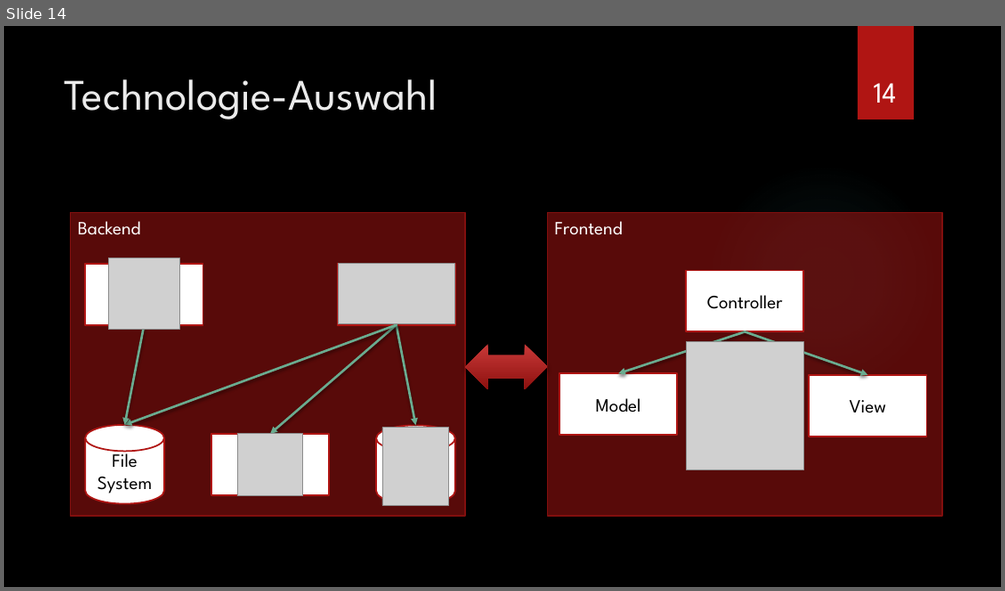
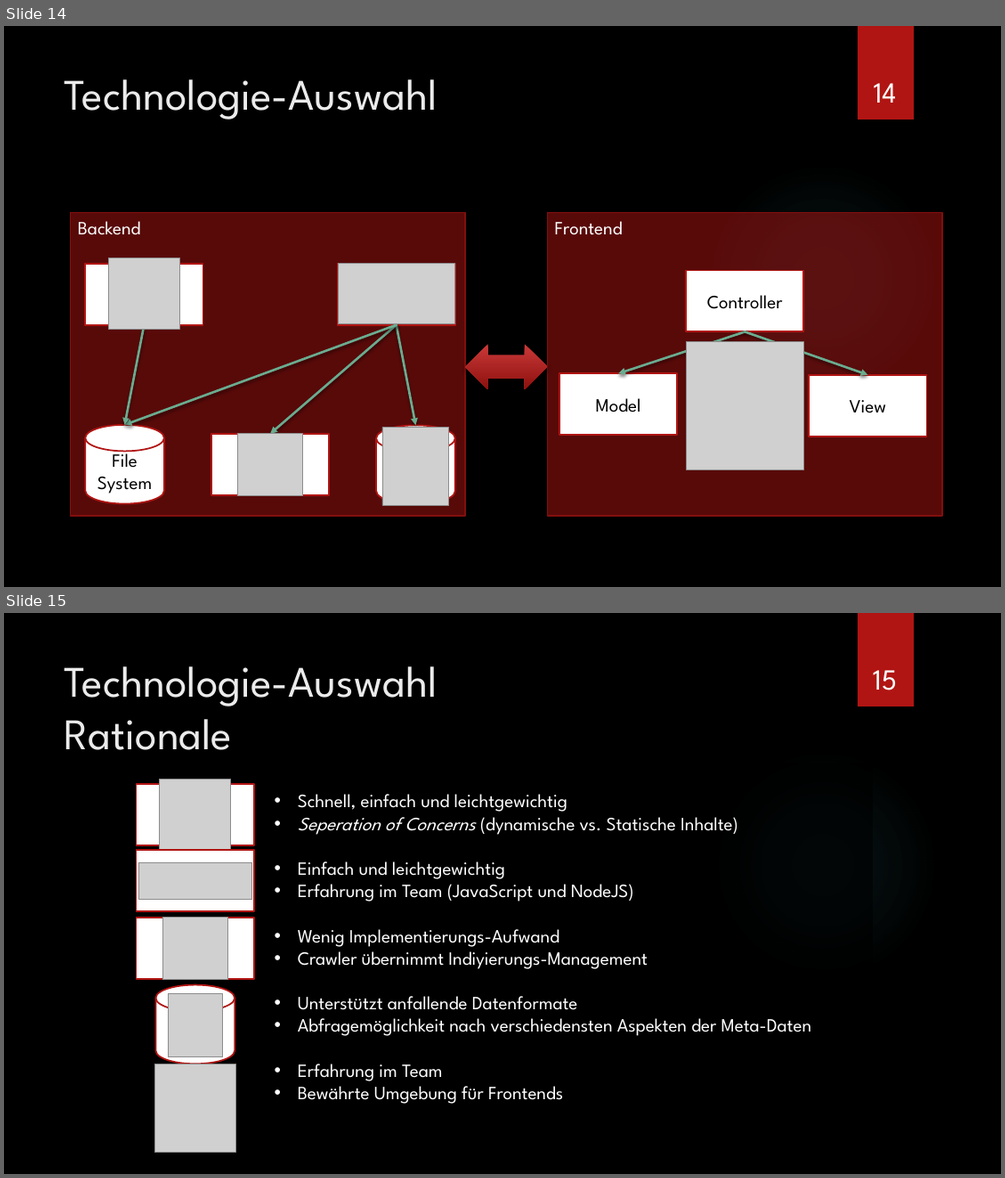
Before and after one commit to kanbanana/knowledgebase, a slide deck: docs/presentation/Technologie-Evaluation Zusammenfassung.pptx. Shown one above the other, each under a label of ours: slide 14 before the commit, slides 14 and 15 after it. The pictures are 1005x591 and 1005x1178 pixels, drawn with LibreOffice and Linux fonts; fonts in the diff are those of the drawing; grey boxes stand for pictures; background and template pictures are left out. Boxes give left, top, right and bottom in pixels: in the first picture for what was removed or moved away, otherwise in the second. Text is boxed around its words. In the diff, an @@ line names an element or a change of style, - is before the commit and + after.

```diff
--- a/docs/presentation/Technologie-Evaluation Zusammenfassung.pptx
+++ b/docs/presentation/Technologie-Evaluation Zusammenfassung.pptx
@@ slide 15 added at (x1=4, y1=613, x2=1001, y2=1174), background picture (left out); not listed: 2 template elements that a slide beside it also shows @@
@@ title added at (x1=65, y1=666, x2=437, y2=750), 42 pt, text #EBEBEB @@
+Technologie-Auswahl
+Rationale
@@ page number added at (x1=873, y1=670, x2=897, y2=690), 28 pt, text #FFFFFF @@
+15
@@ rectangle added at (x1=137, y1=784, x2=254, y2=845), fill #FFFFFF, outline #B01513 1.5 pt @@
@@ picture added at (x1=160, y1=779, x2=231, y2=850) @@
@@ text added at (x1=298, y1=794, x2=812, y2=1103), 18 pt, text #FFFFFF @@
+        • Schnell, einfach und leichtgewichtig
+        • Seperation of Concerns (dynamische vs. Statische Inhalte)
+        • Einfach und leichtgewichtig
+        • Erfahrung im Team (JavaScript und NodeJS)
+        • Wenig Implementierungs-Aufwand
+        • Crawler übernimmt Indiyierungs-Management
+        • Unterstützt anfallende Datenformate
+        • Abfragemöglichkeit nach verschiedensten Aspekten der Meta-Daten
+        • Erfahrung im Team
+        • Bewährte Umgebung für Frontends
@@ rectangle added at (x1=137, y1=850, x2=254, y2=911), fill #FFFFFF, outline #B01513 1.5 pt @@
@@ picture added at (x1=138, y1=863, x2=251, y2=900) @@
@@ rectangle added at (x1=137, y1=917, x2=254, y2=979), fill #FFFFFF, outline #B01513 1.5 pt @@
@@ picture added at (x1=162, y1=917, x2=227, y2=981) @@
@@ cylinder added at (x1=156, y1=985, x2=235, y2=1064), fill #FFFFFF, outline #B01513 1.5 pt @@
@@ picture added at (x1=169, y1=994, x2=222, y2=1057) @@
@@ picture added at (x1=154, y1=1064, x2=235, y2=1152) @@
```
Also in this commit, not shown: 4 slides changed, 2 other files.
